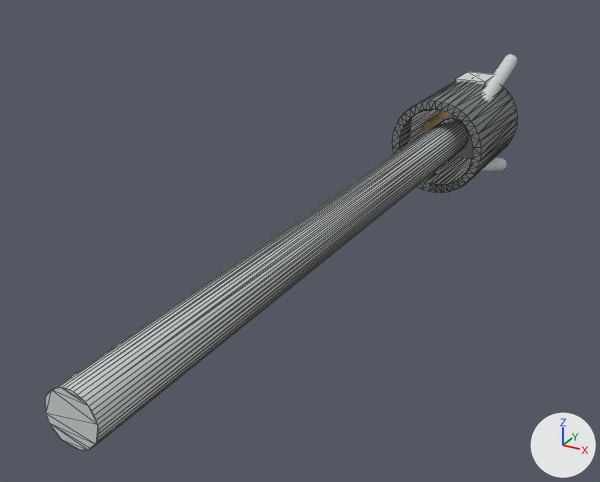
One commit to the OBJ model ros2_ws/src/fs_description/meshes/jaal/duckbill_feed_link.obj: the scene before it, then after it.
Before and after are seen from a 50 mm lens placed at (0.33, -0.986, 0.307), pointed at (-0.077, -0.247, -0.062). The axes (+X, +Y, +Z) are drawn at lower right. The lights are the same throughout. The older version comes first. Mesh edges are drawn as thin lines on the coarser meshes. Where no turn or scale is listed for an object, it has been applied to the vertices.

The first picture shows 'feed_rod_4', 'hinge_brackets_1', 'housing_0', 'jaw_actuators_2' and 1 more.
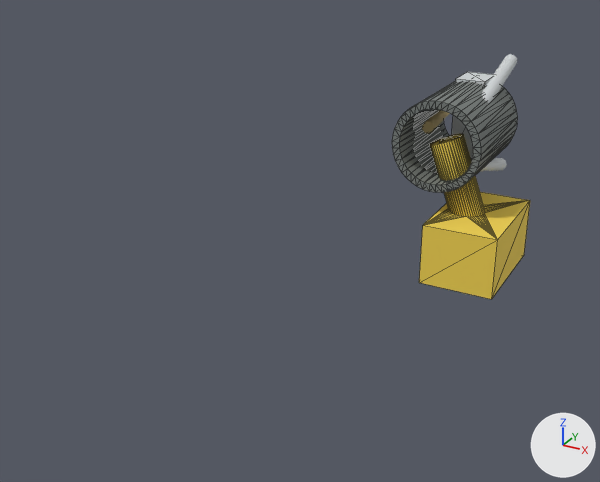
Patch to the scene script:
```diff
--- a/ros2_ws/src/fs_description/meshes/jaal/duckbill_feed_link.obj.py
+++ b/ros2_ws/src/fs_description/meshes/jaal/duckbill_feed_link.obj.py
@@ mat_yellow_100 @@
+mat_yellow_100 = principled_material('yellow_100')
+mat_yellow_100.base_color = (0.886, 0.647, 0.078)  # yellow #f2d24f
+mat_yellow_100.roughness = 0.827
@@ me_carriage_4 @@
+me_carriage_4.from_pydata(...)  # 98 vertices, 192 faces; spans x -0.021..0.098, y -0.075..0.075, z -0.17..0.008
+me_carriage_4.materials.append(mat_yellow_100)  # yellow #f2d24f
@@ ob_feed_rod_4 @@
-ob_feed_rod_4 = bpy.data.objects.new('feed_rod_4', me_feed_rod_4)
-ob_feed_rod_4.location = (0.0, 0.0, 0.0)
@@ ob_carriage_4 @@
+ob_carriage_4 = bpy.data.objects.new('carriage_4', me_carriage_4)
+ob_carriage_4.location = (0.0, 0.0, 0.0)
```

What differs and where, as boxes [x1, y1, x2, y2] in the pictures (600 x 482 px):
'feed_rod_4', deleted
    before: [44, 119, 468, 450]
'carriage_4', added (yellow)
    after: [419, 134, 530, 299]
